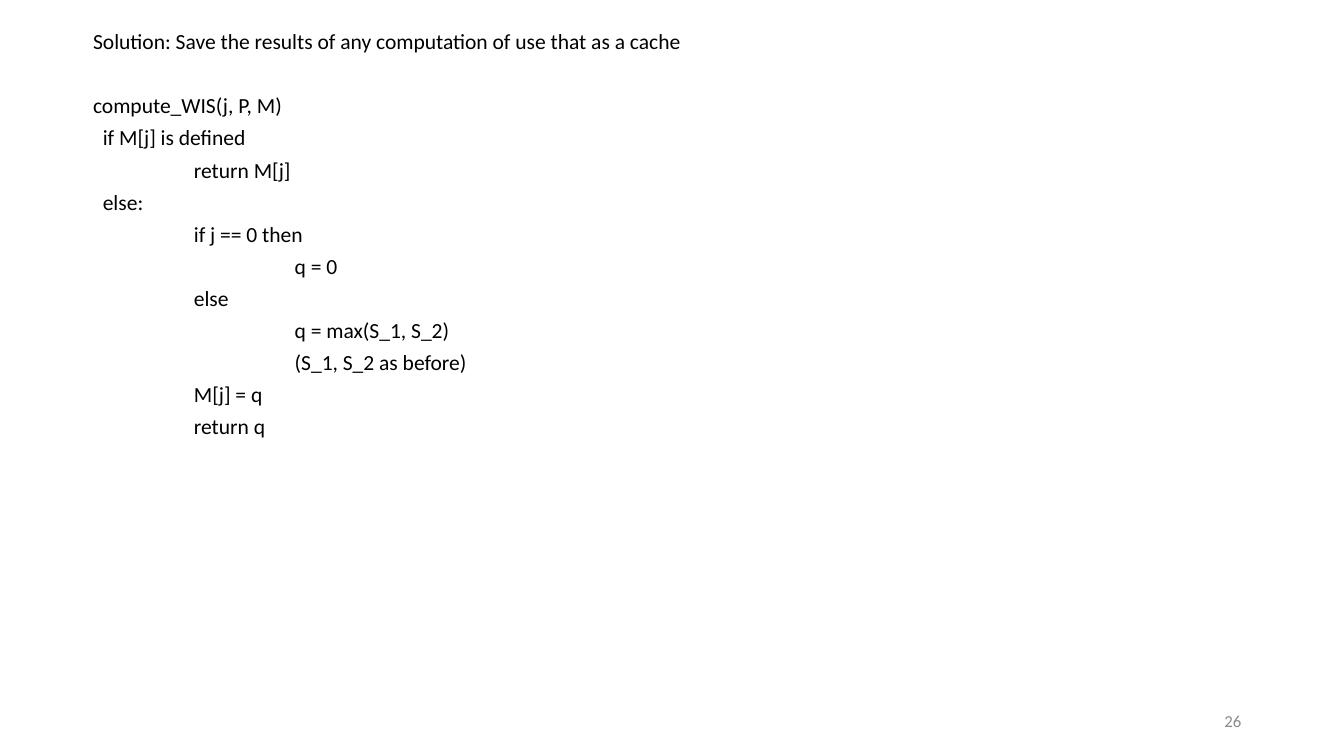
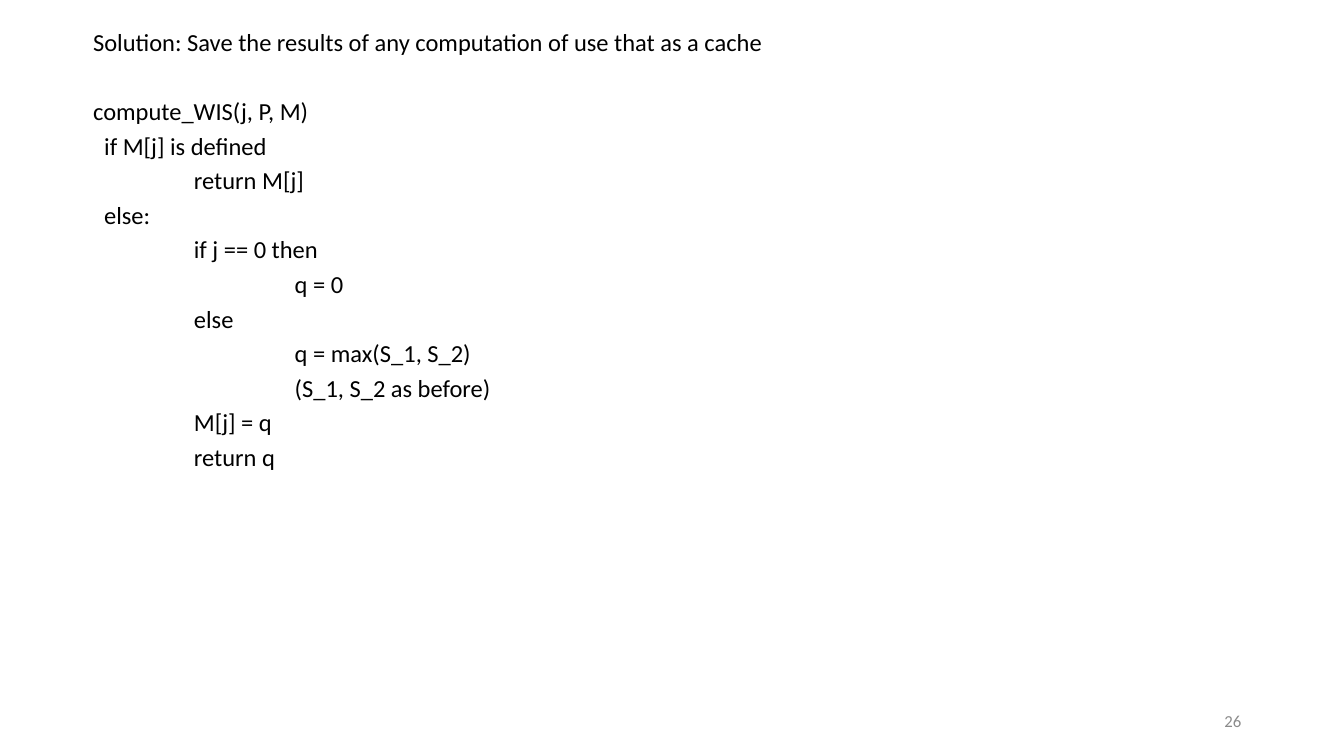
Before and after one commit to jonathonyan/CSC373, a slide deck: slide 26 of Week3/Week 3.pptx. Drawn at 1344x756 pixels with LibreOffice and Linux fonts; fonts in the diff are those of the drawing. Boxes give left, top, right and bottom in pixels: in the first picture for what was removed or moved away, otherwise in the second. Text is boxed around its words. In the diff, an @@ line names an element or a change of style, - is before the commit and + after.

```diff
--- a/Week3/Week 3.pptx
+++ b/Week3/Week 3.pptx
@@ text "Solution: Save the results of ..." at <box>93,34,761,470</box>: size 15.4 to 17.5 pt @@
```
Also in this commit, not shown: 7 slides added, 1 other file.
